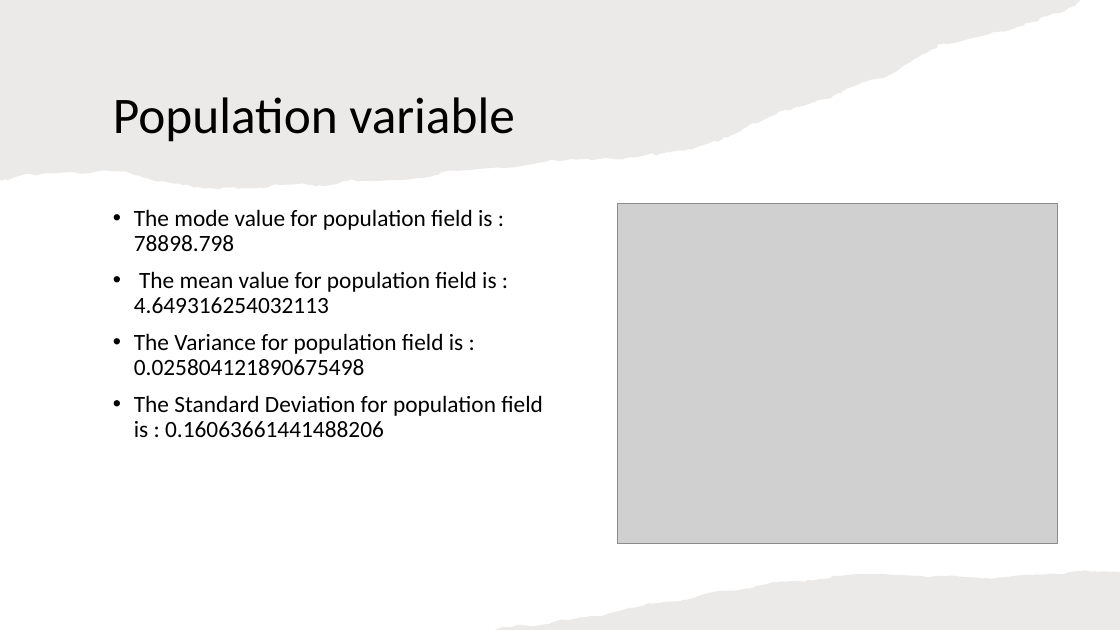
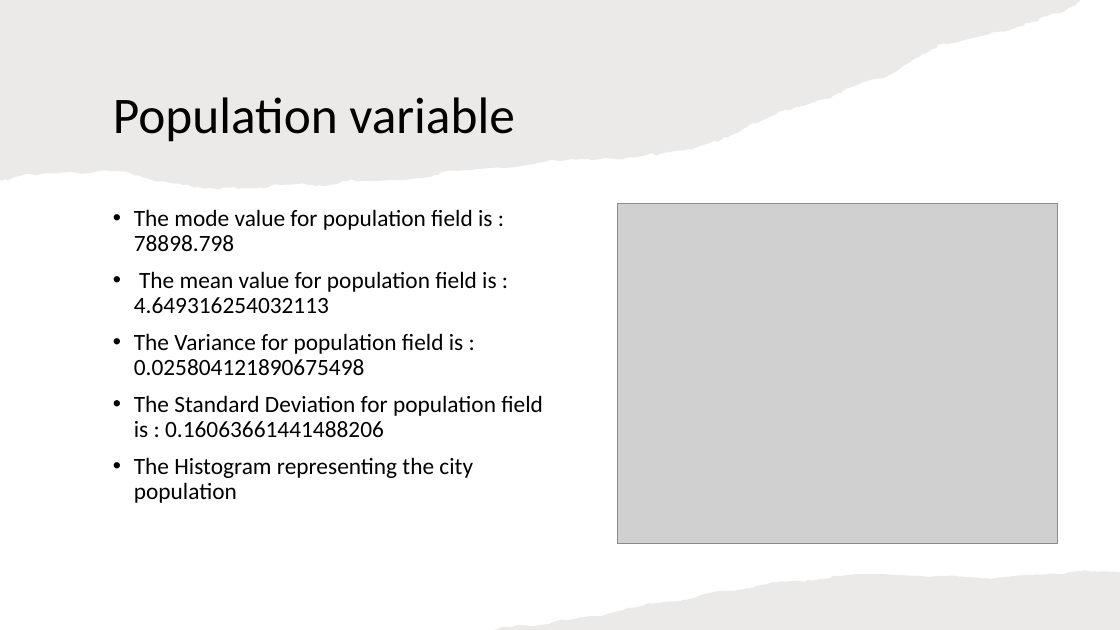
Before and after one commit to santoshgithub100/DSC530_TermEndProject, a slide deck: slide 9 of DC530 Term End Project.pptx. Drawn at 1120x630 pixels with LibreOffice and Linux fonts; fonts in the diff are those of the drawing; grey boxes stand for pictures. Boxes give left, top, right and bottom in pixels: in the first picture for what was removed or moved away, otherwise in the second. Text is boxed around its words. In the diff, an @@ line names an element or a change of style, - is before the commit and + after.

```diff
--- a/DC530 Term End Project.pptx
+++ b/DC530 Term End Project.pptx
@@ text at (x1=134, y1=457, x2=473, y2=503): paragraph added @@
+• The Histogram representing the city population
```
Also in this commit, not shown: 6 other slides changed, 8 slides added, 1 slide removed.
